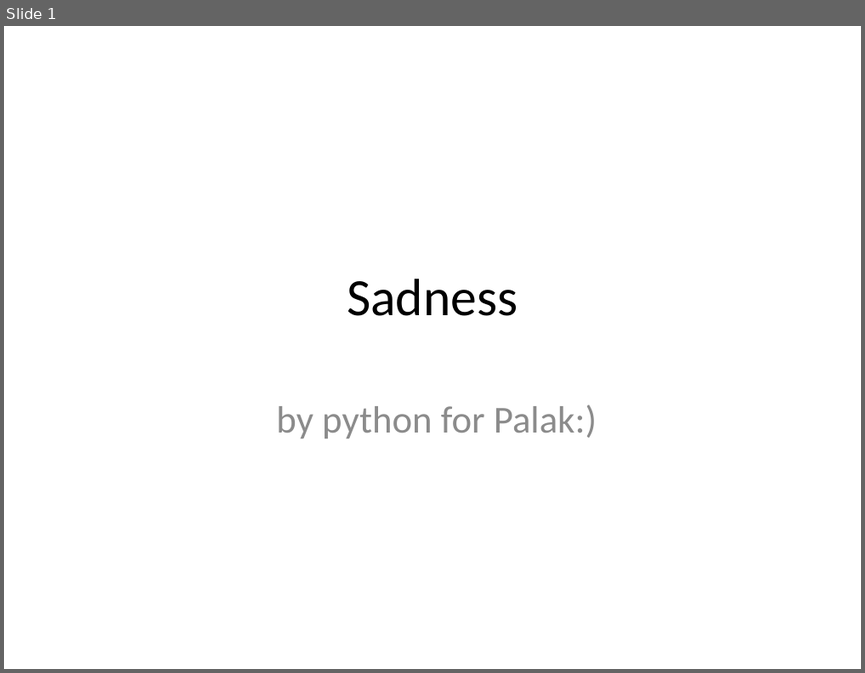
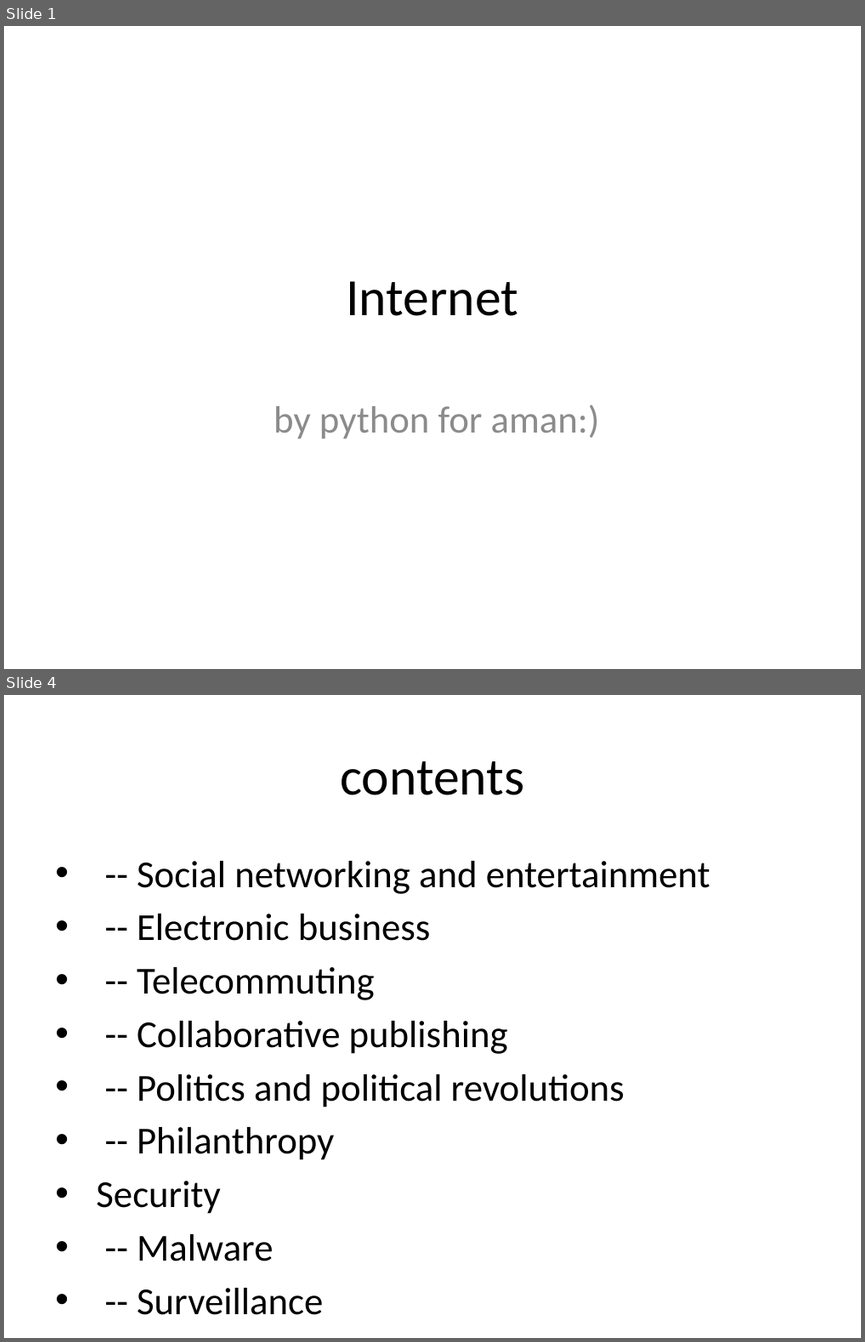
Before and after one commit to eppisai/Uplift---Smart-educational-Platform, a slide deck: AutoPPT-main/something.pptx. Shown one above the other, each under a label of ours: slide 1 before the commit, slides 1 and 4 after it; the slides between them are not shown. The pictures are 865x673 and 865x1342 pixels, drawn with LibreOffice and Linux fonts; fonts in the diff are those of the drawing. Boxes give left, top, right and bottom in pixels: in the first picture for what was removed or moved away, otherwise in the second. Text is boxed around its words. In the diff, an @@ line names an element or a change of style, - is before the commit and + after.

```diff
--- a/AutoPPT-main/something.pptx
+++ b/AutoPPT-main/something.pptx
@@ slide 4 added at bbox=[4, 695, 861, 1338], background #FFFFFF @@
@@ title added at bbox=[340, 761, 524, 795], 44 pt, text #000000 @@
+contents
@@ text added at bbox=[96, 861, 710, 1261], 32 pt, text #000000 @@
+• -- Social networking and entertainment
+• -- Electronic business
+• -- Telecommuting
+• -- Collaborative publishing
+• -- Politics and political revolutions
+• -- Philanthropy
+• Security
+• -- Malware
+• -- Surveillance
@@ slide 1 changed as well @@
@@ title at bbox=[347, 281, 519, 316]: text changed @@
-Sadness
+Internet
@@ subtitle at bbox=[273, 404, 600, 438]: text changed @@
-by python for Palak:)
+by python for aman:)
```
Also in this commit, not shown: 35 other slides added, 8 slides removed, 7 other files.
